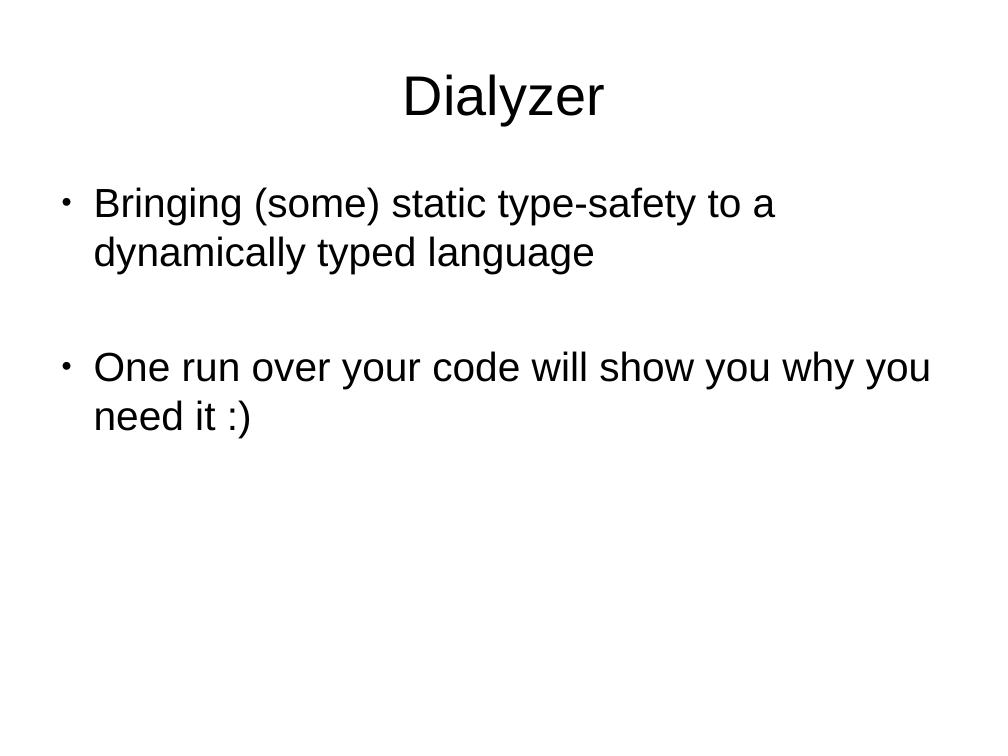
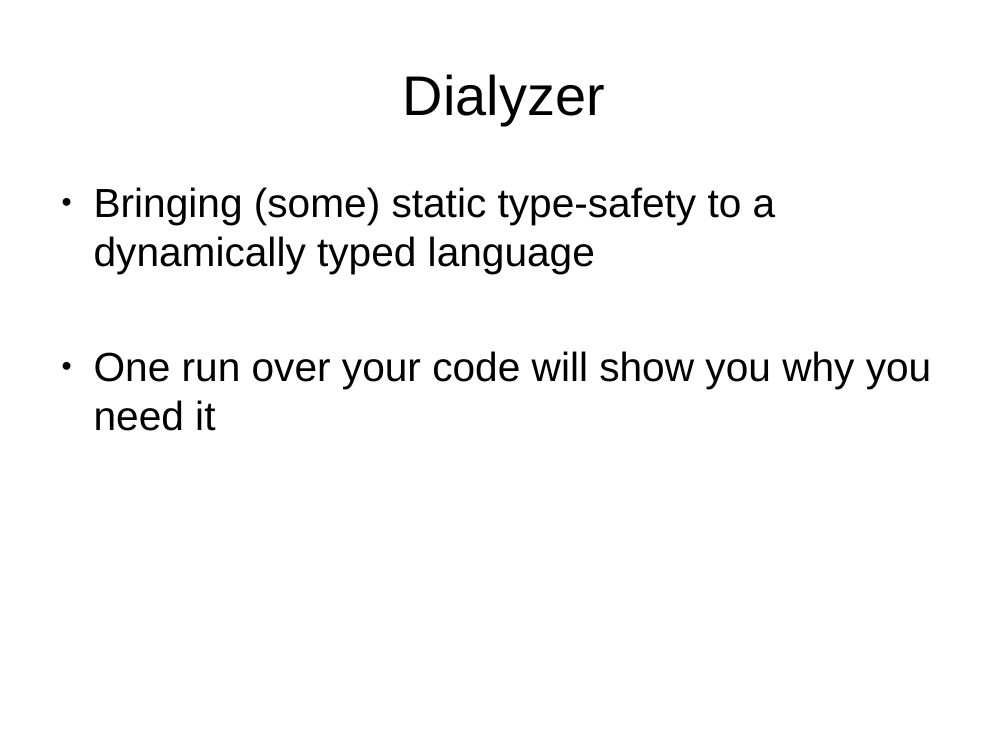
Before and after one commit to bernardd/conference-talks, a slide deck: slide 11 of ErlangLessonsLearned.odp. Drawn at 1008x756 pixels with LibreOffice and Linux fonts; fonts in the diff are those of the drawing. Boxes give left, top, right and bottom in pixels: in the first picture for what was removed or moved away, otherwise in the second. Text is boxed around its words. In the diff, an @@ line names an element or a change of style, - is before the commit and + after.

```diff
--- a/ErlangLessonsLearned.odp
+++ b/ErlangLessonsLearned.odp
@@ text at [94,351,932,431]: text changed @@
-● One run over your code will show you why you need it :)
+● One run over your code will show you why you need it
```
Also in this commit, not shown: 13 other slides changed.
